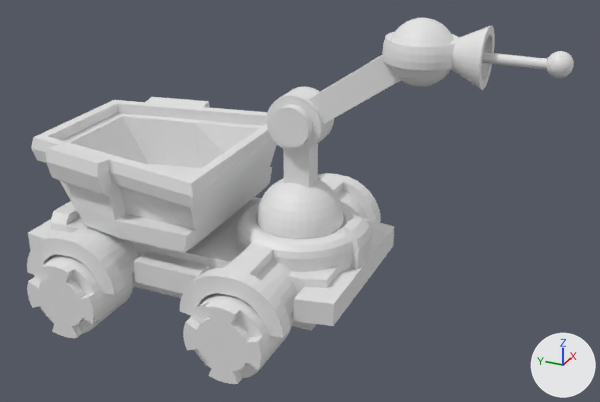
Two versions of the COLLADA model Objects3D/rc.dae, one commit apart.
Rendered twice from a camera (50 mm lens) standing at (-42.3, -24.8, 28.7) and looking at (-0.4, -5.9, 7.7). The lights are fixed; the arrows at lower right show +X, +Y and +Z. Where no turn or scale is listed for an object, it has been applied to the vertices.

In view in the first picture: 'boca', 'cajon', 'chasis', 'dueda2i', 'rueda1i'.
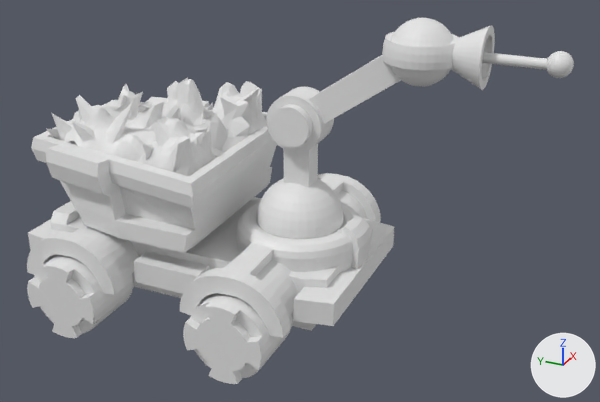
The newer file is also rescaled (x2.577) as a whole; pictures and numbers use the older file's frame.

The change in detail:
Mesh me_plane is new.
It has 1089 vertices, 2048 faces and spans x -5.66..5.63, y -5.65..6.08, z -1.91..2.59.
Object 'mineral' (ob_mineral) is new; it shows me_plane.
Its location is (0.01, 3.95, 11.11).

Boxes [x1, y1, x2, y2] around the edits, measured in the pictures (600 x 402 px):
'mineral', added
    after: [47, 78, 267, 176]
'rueda2i', unchanged, uncovered by the edit
    after: [27, 254, 133, 338]
'dueda2i', unchanged, covered by the edit
    before: [27, 254, 133, 338]
